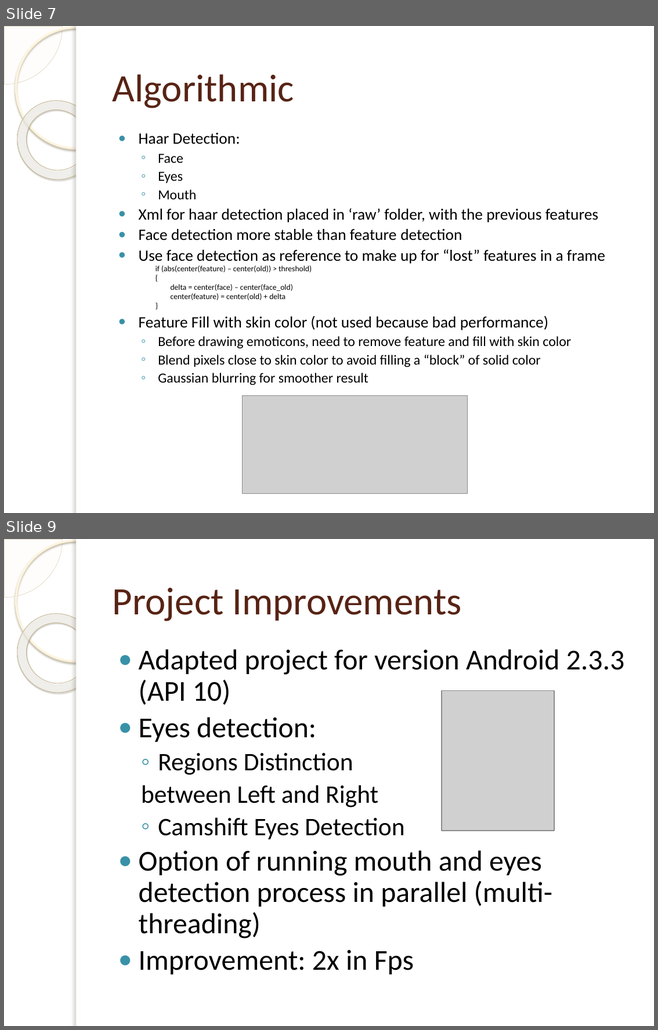
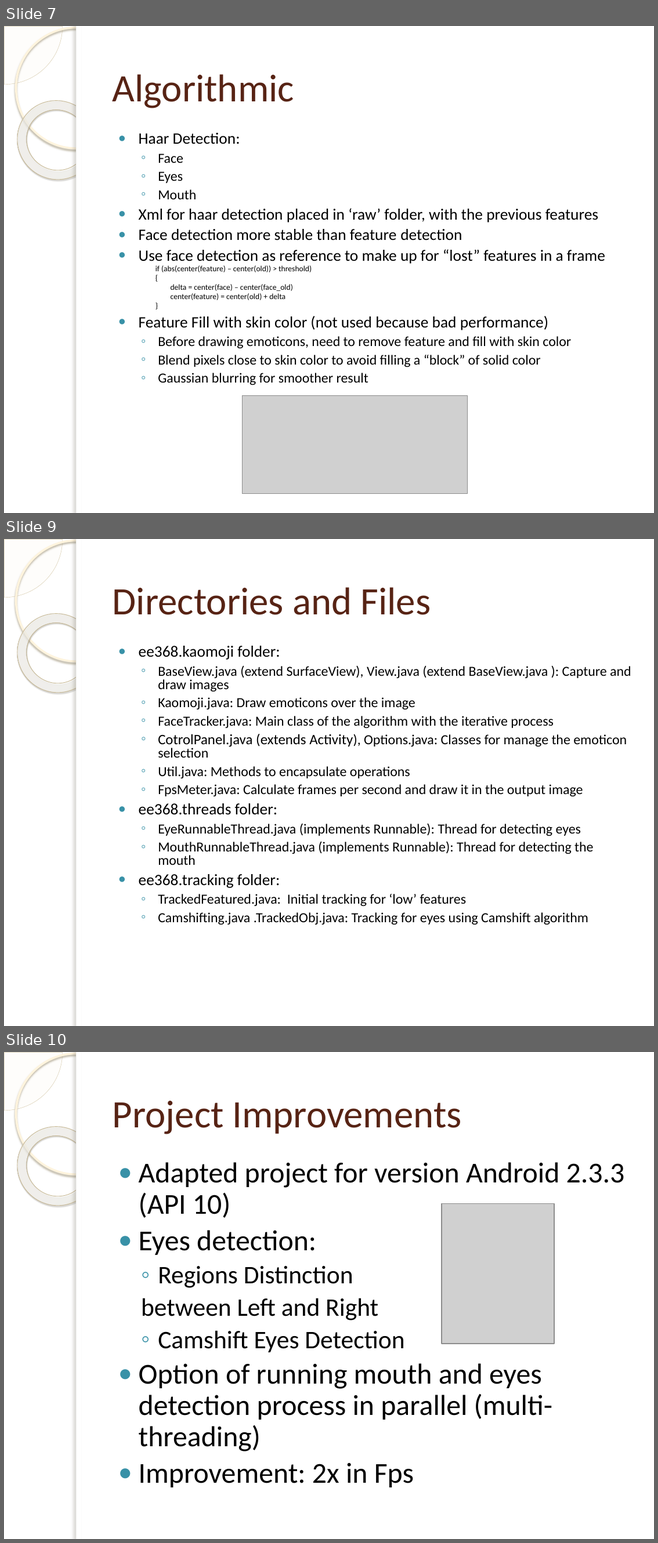
Before and after one commit to desperado1992/ivandroid, a slide deck: Presentacion/doc/AnalisisGarciaGallardoOrion.pptx. Shown one above the other, each under a label of ours: slides 7 and 9 before the commit, slides 7, 9 and 10 after it; the slides between them are not shown. The pictures are 658x1030 and 658x1543 pixels, drawn with LibreOffice and Linux fonts; fonts in the diff are those of the drawing; grey boxes stand for pictures; background and template pictures are left out. Boxes give left, top, right and bottom in pixels: in the first picture for what was removed or moved away, otherwise in the second. Text is boxed around its words. In the diff, an @@ line names an element or a change of style, - is before the commit and + after.

```diff
--- a/Presentacion/doc/AnalisisGarciaGallardoOrion.pptx
+++ b/Presentacion/doc/AnalisisGarciaGallardoOrion.pptx
@@ slide 9 added at [4,539,654,1026], background picture (left out); not listed: 5 template elements that a slide beside it also shows @@
@@ title added at [112,587,431,615], 43 pt, text #572314 @@
+Directories and Files
@@ text added at [139,646,631,925], 15.4 pt, text #000000 @@
+● ee368.kaomoji folder:
+  ◦ BaseView.java (extend SurfaceView), View.java (extend BaseView.java ): Capture and draw images
+  ◦ Kaomoji.java: Draw emoticons over the image
+  ◦ FaceTracker.java: Main class of the algorithm with the iterative process
+  ◦ CotrolPanel.java (extends Activity), Options.java: Classes for manage the emoticon selection
+  ◦ Util.java: Methods to encapsulate operations
+  ◦ FpsMeter.java: Calculate frames per second and draw it in the output image
+● ee368.threads folder:
+  ◦ EyeRunnableThread.java (implements Runnable): Thread for detecting eyes
+  ◦ MouthRunnableThread.java (implements Runnable): Thread for detecting the mouth
+● ee368.tracking folder:
+  ◦ TrackedFeatured.java: Initial tracking for ‘low’ features
+  ◦ Camshifting.java .TrackedObj.java: Tracking for eyes using Camshift algorithm
@@ what was slide 9 is now slide 10 @@
```
Also in this commit, not shown: 2 slides changed.
